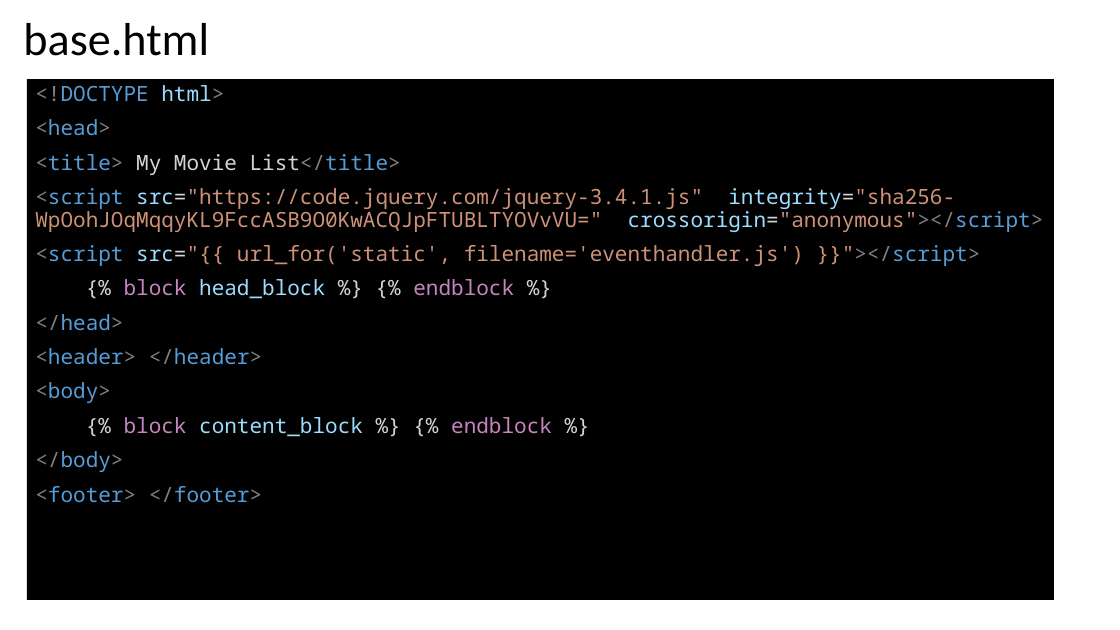
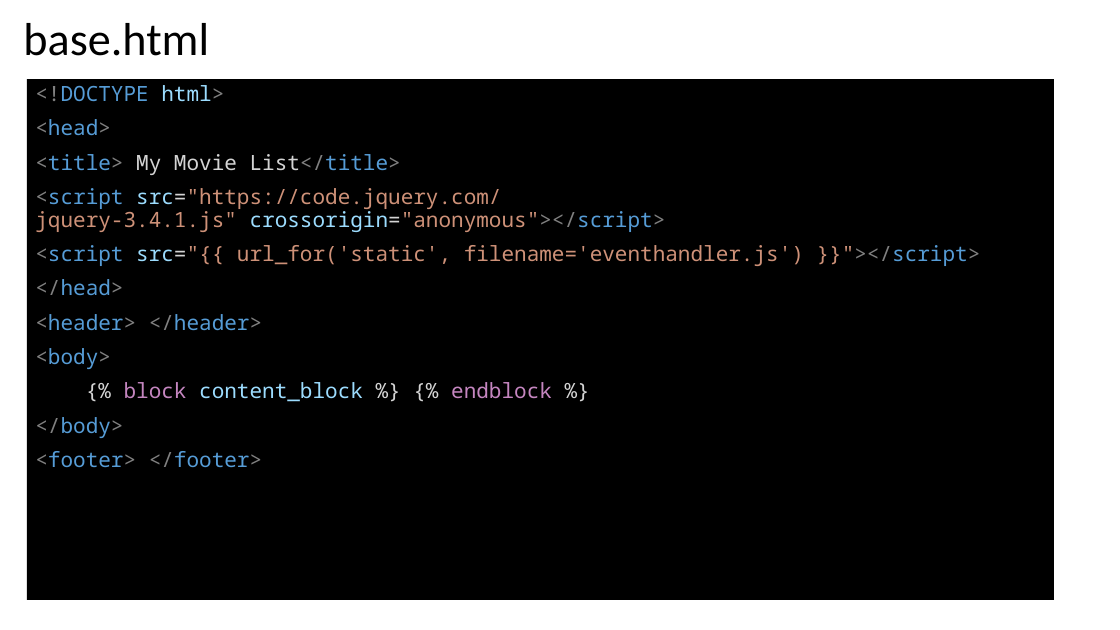
Before and after one commit to DivyaKampalli/movie-rating, a slide deck: slide 26 of Fullstack Tutorial.pptx. Drawn at 1120x630 pixels with LibreOffice and Linux fonts; fonts in the diff are those of the drawing. Boxes give left, top, right and bottom in pixels: in the first picture for what was removed or moved away, otherwise in the second. Text is boxed around its words. In the diff, an @@ line names an element or a change of style, - is before the commit and + after.

```diff
--- a/Fullstack Tutorial.pptx
+++ b/Fullstack Tutorial.pptx
@@ text at bbox=[35, 188, 666, 232]: text changed @@
-<script src="https://code.jquery.com/jquery-3.4.1.js" integrity="sha256-WpOohJOqMqqyKL9FccASB9O0KwACQJpFTUBLTYOVvVU=" crossorigin="anonymous"></script>
+<script src="https://code.jquery.com/jquery-3.4.1.js" crossorigin="anonymous"></script>
@@ text at bbox=[124, 279, 514, 299]: paragraph removed @@
-{% block head_block %} {% endblock %}
```
Also in this commit, not shown: 3 other slides changed, 4 slides added, 4 other files.
